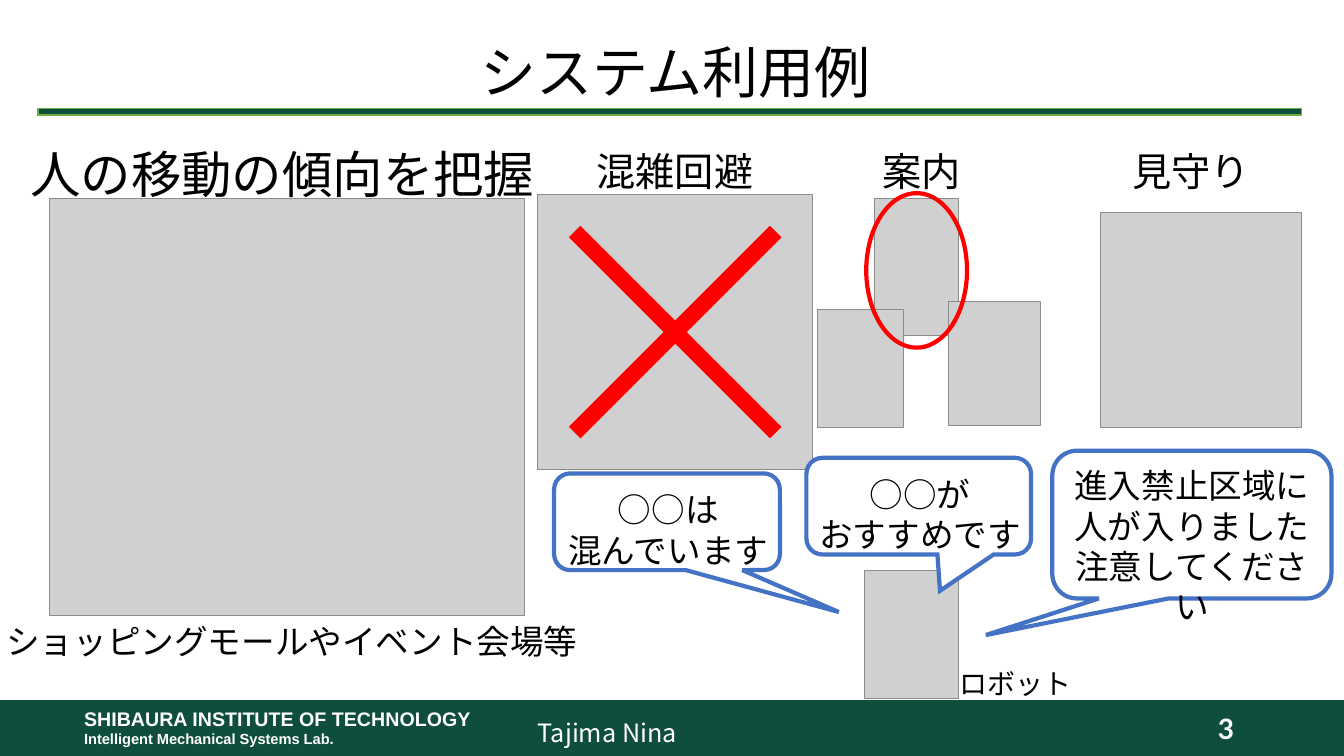
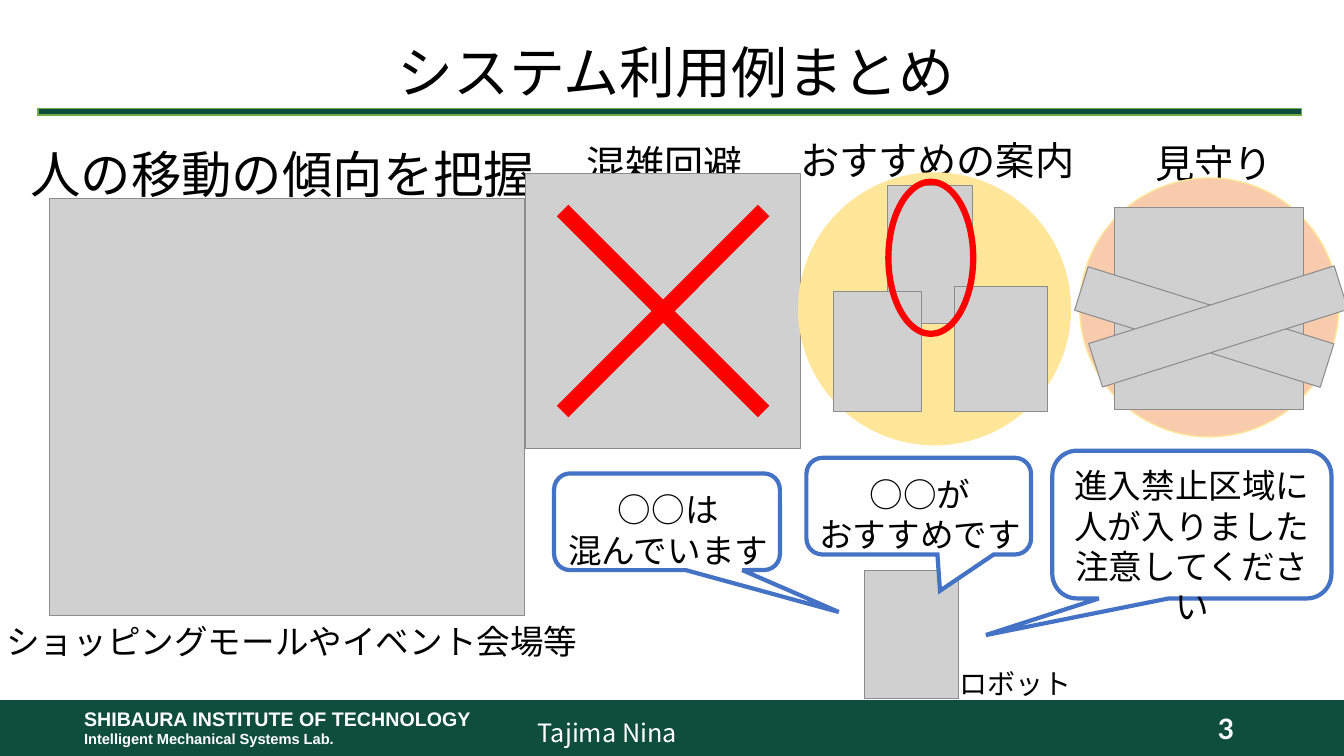
Before and after one commit to TajimaNina/Reception_trajectory_estimation_system, a slide deck: slide 3 of Overview/RTM2020_受付など通過歩行時の人数推定RTCの開発.pptx. Drawn at 1344x756 pixels with LibreOffice and Linux fonts; fonts in the diff are those of the drawing; grey boxes stand for pictures; background and template pictures are left out. Boxes give left, top, right and bottom in pixels: in the first picture for what was removed or moved away, otherwise in the second. Text is boxed around its words. In the diff, an @@ line names an element or a change of style, - is before the commit and + after.

Commit message:
overview

```diff
--- a/Overview/RTM2020_受付など通過歩行時の人数推定RTCの開発.pptx
+++ b/Overview/RTM2020_受付など通過歩行時の人数推定RTCの開発.pptx
@@ text at (397, 46, 955, 98): text changed @@
-システム利用例
+システム利用例まとめ
@@ cross: place and size @@
-cross at (483, 140, 868, 525)
+cross at (471, 119, 856, 504)
@@ text "混雑回避" rewrapped from (597, 153, 754, 197) to (586, 139, 743, 174) @@
@@ text at (800, 142, 1074, 186): text changed @@
-案内
+おすすめの案内
@@ text "見守り" rewrapped from (1132, 153, 1249, 190) to (1155, 145, 1272, 189) @@
@@ picture: place and size @@
-picture at (537, 195, 813, 470)
+picture at (525, 173, 801, 449)
@@ ellipse added at (799, 173, 1071, 446), fill #FFE699, outline #FFE699 1 pt @@
@@ ellipse added at (1080, 178, 1339, 438), fill #F8CBAD, outline #FFE699 1 pt @@
@@ picture: place and size @@
-picture at (875, 199, 959, 335)
+picture at (887, 186, 972, 324)
@@ ellipse: place and size @@
-ellipse at (866, 194, 967, 348)
+ellipse at (888, 181, 973, 334)
@@ ellipse at (888, 181, 973, 334): outline #FF0000 3 pt to #FF0000 4.5 pt @@
@@ picture: place and size @@
-picture at (1101, 213, 1302, 429)
+picture at (1115, 208, 1305, 410)
@@ picture added at (1075, 267, 1334, 387) @@
@@ picture added at (1089, 266, 1344, 387) @@
@@ picture: place and size @@
-picture at (818, 310, 904, 427)
+picture at (834, 292, 922, 411)
@@ picture: place and size @@
-picture at (949, 302, 1041, 425)
+picture at (955, 286, 1048, 411)
```
